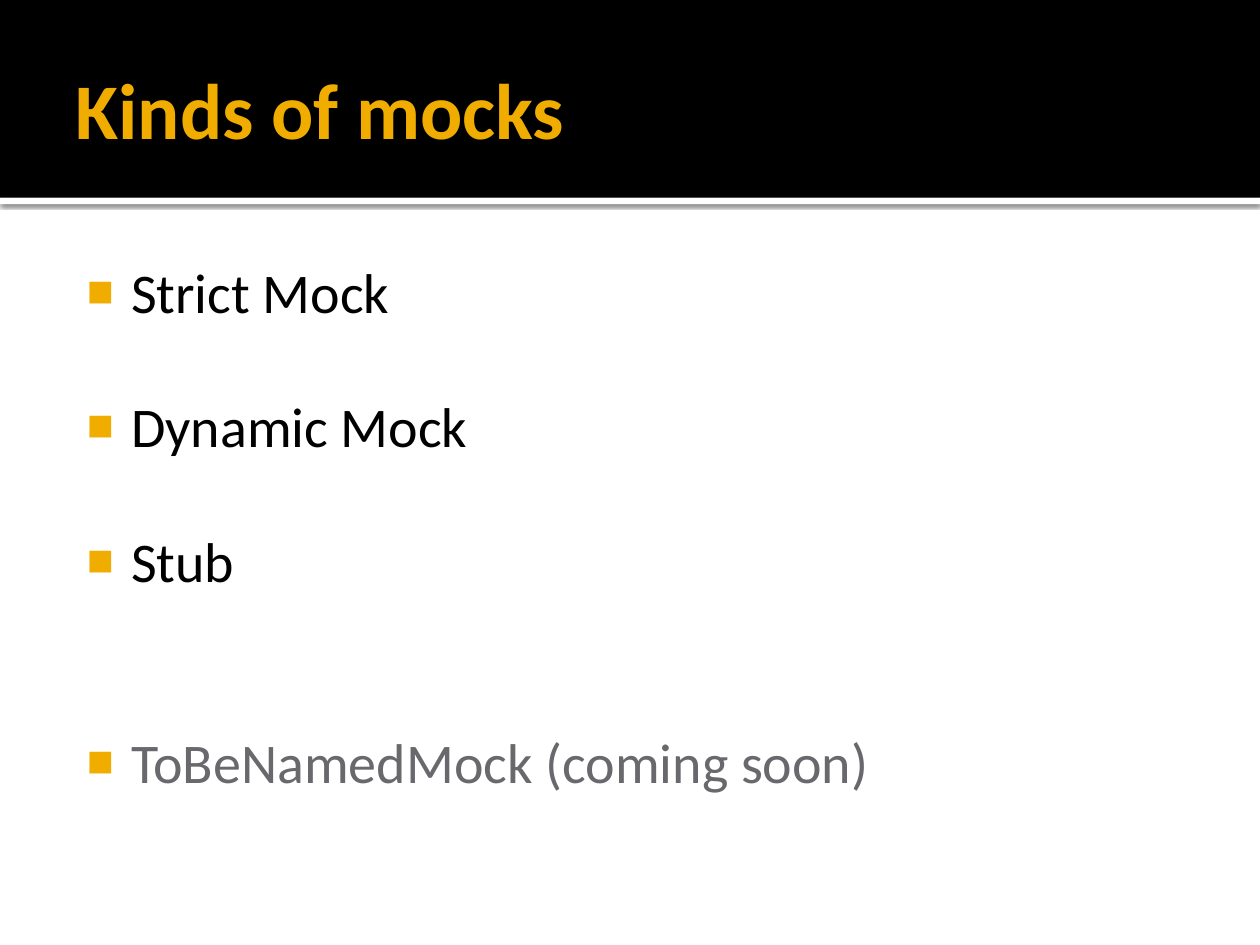
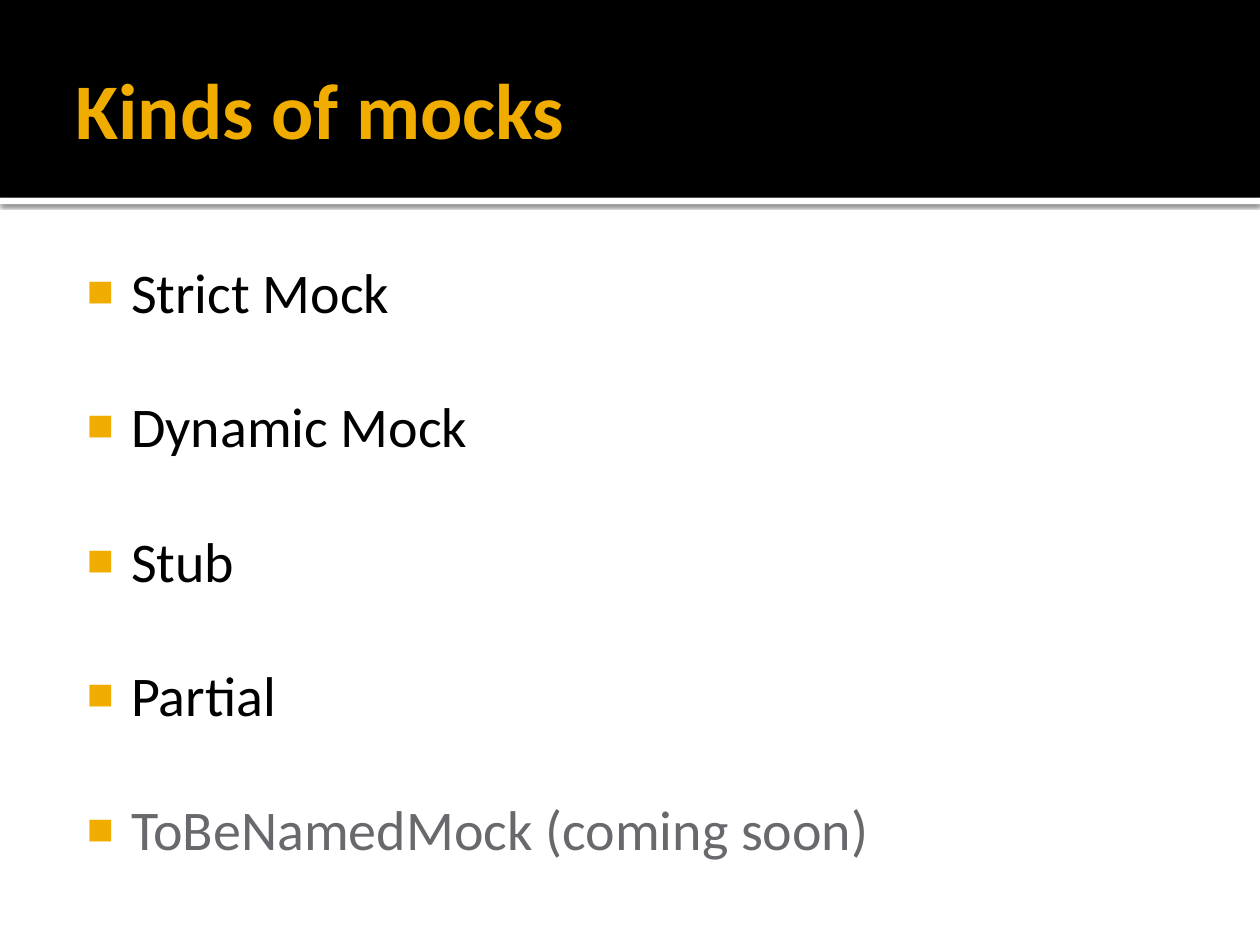
Before and after one commit to stevenharman/codeincubator, a slide deck: slide 11 of Samples/whats-the-deals-with-rhino.mocks/Whats the Deal with Rhino.Mocks.pptx. Drawn at 1260x945 pixels with LibreOffice and Linux fonts; fonts in the diff are those of the drawing; background and template pictures are left out. Boxes give left, top, right and bottom in pixels: in the first picture for what was removed or moved away, otherwise in the second. Text is boxed around its words. In the diff, an @@ line names an element or a change of style, - is before the commit and + after.

```diff
--- a/Samples/whats-the-deals-with-rhino.mocks/Whats the Deal with Rhino.Mocks.pptx
+++ b/Samples/whats-the-deals-with-rhino.mocks/Whats the Deal with Rhino.Mocks.pptx
@@ text at <box>131,677,276,717</box>: paragraph added @@
+■ Partial
```
Also in this commit, not shown: 1 other slide changed.
